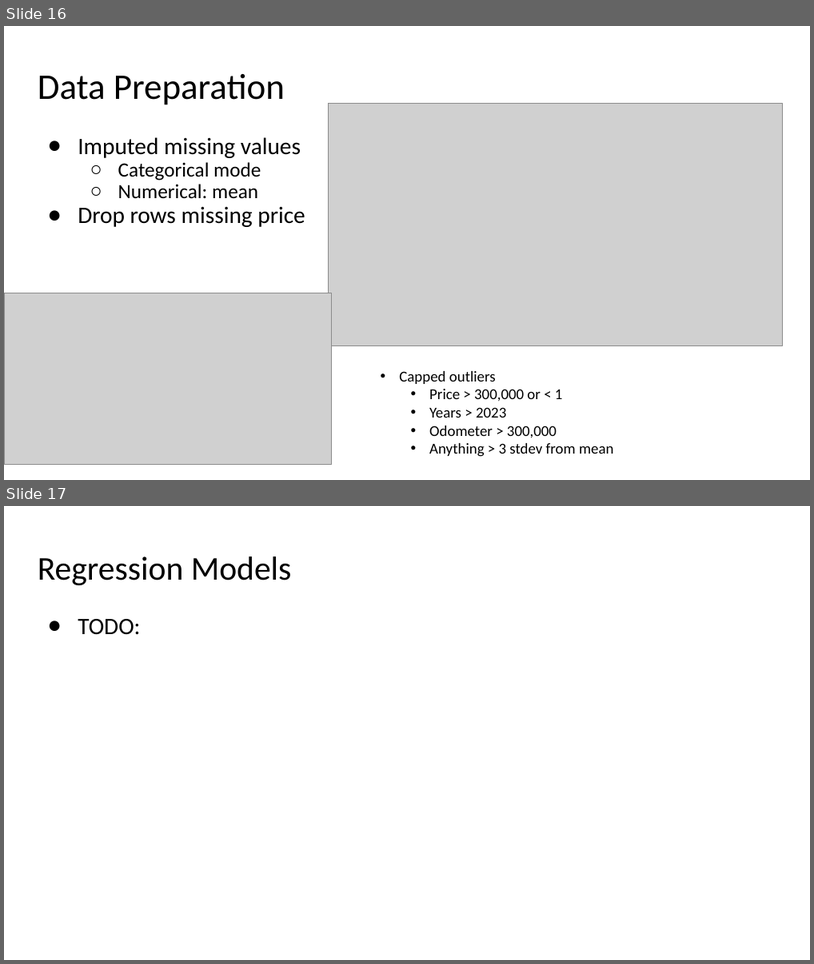
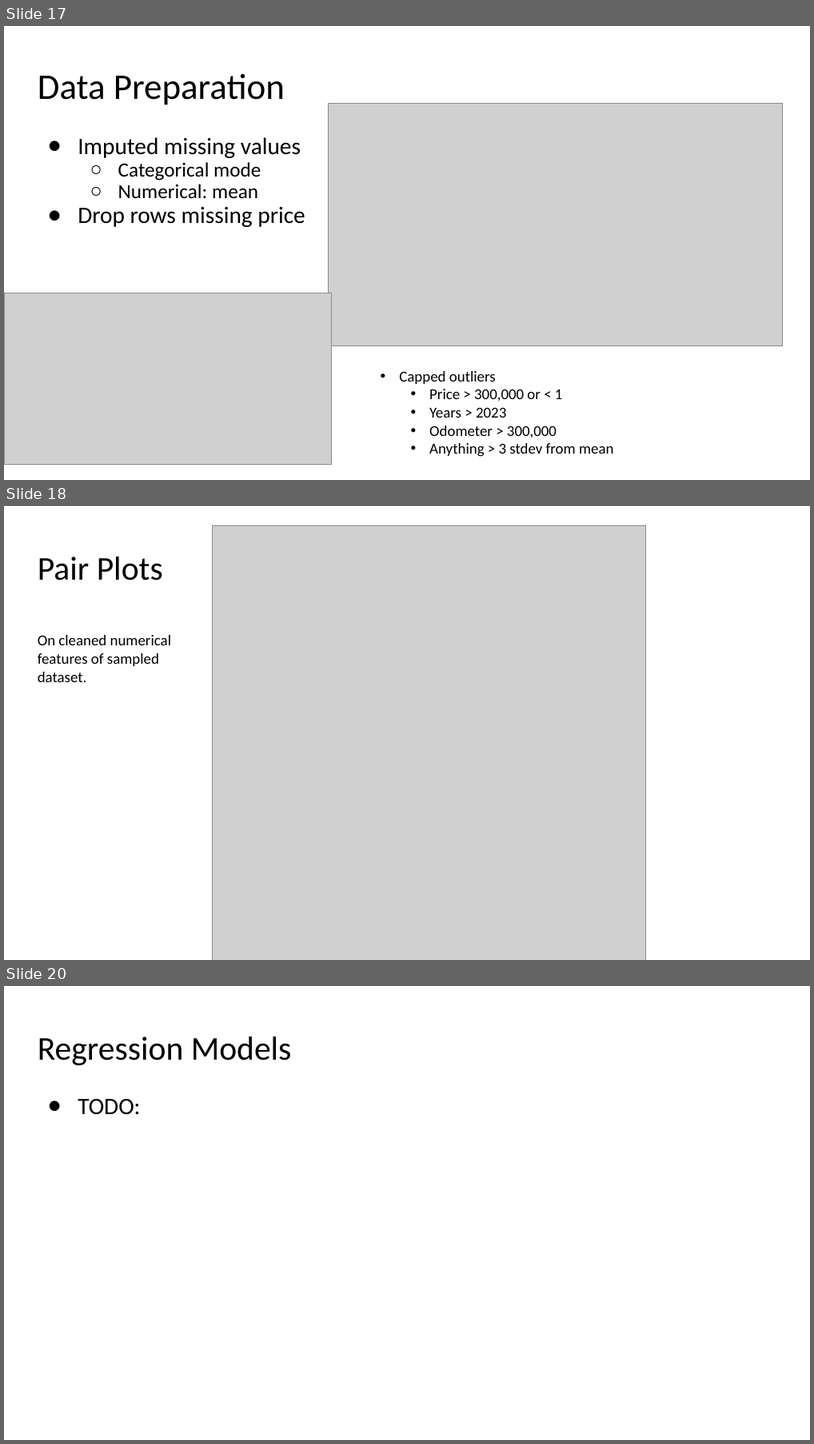
Before and after one commit to ranton256/used_car_sale_price_analysis, a slide deck: DSCI521_rna63_final_project_pres.pptx. Shown one above the other, each under a label of ours: slides 16 and 17 before the commit, slides 17, 18 and 20 after it; the slides between them are not shown. The pictures are 814x964 and 814x1444 pixels, drawn with LibreOffice and Linux fonts; fonts in the diff are those of the drawing; grey boxes stand for pictures; background and template pictures are left out. Boxes give left, top, right and bottom in pixels: in the first picture for what was removed or moved away, otherwise in the second. Text is boxed around its words. In the diff, an @@ line names an element or a change of style, - is before the commit and + after.

Commit message:
Sampled working well, with training error plot

```diff
--- a/DSCI521_rna63_final_project_pres.pptx
+++ b/DSCI521_rna63_final_project_pres.pptx
@@ slide 18 added at (4,506,810,960), background #FFFFFF @@
@@ picture added at (212,526,646,960) @@
@@ title added at (38,556,163,580), 39.6 pt, text #000000 @@
+Pair Plots
@@ text added at (38,635,171,682), 18 pt, text #000000 @@
+On cleaned numerical features of sampled dataset.
@@ what was slide 16 is now slide 17 @@
@@ what was slide 17 is now slide 20 @@
```
Also in this commit, not shown: 3 slides changed, 2 other slides added, 1 other file.
